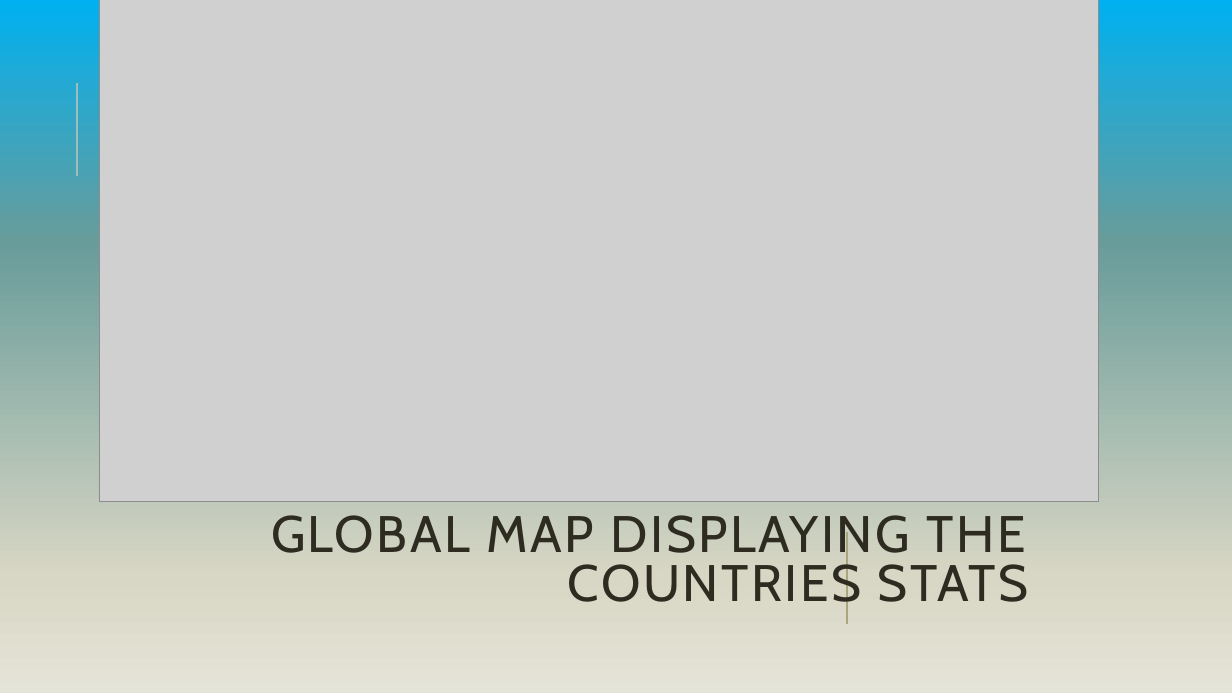
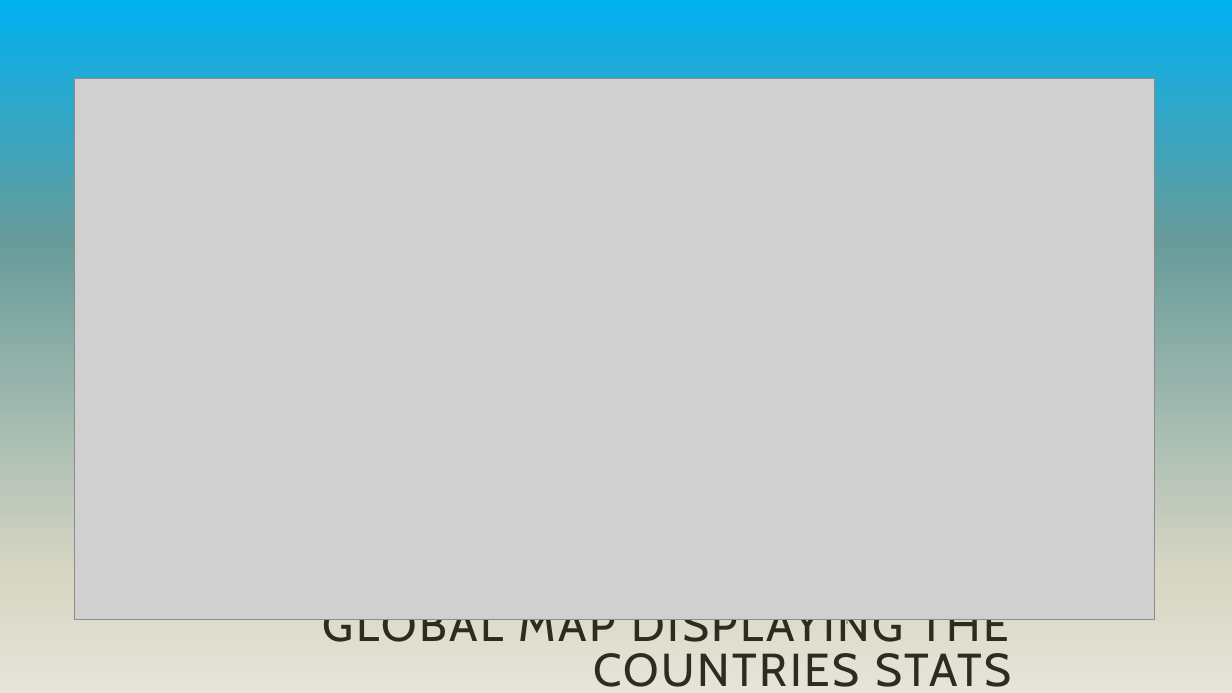
Before and after one commit to GHvvpandu/CourseraCapstoneProject, a slide deck: slide 4 of Coursera_Capstone_Presentataion.pptx. Drawn at 1232x693 pixels with LibreOffice and Linux fonts; fonts in the diff are those of the drawing; grey boxes stand for pictures. Boxes give left, top, right and bottom in pixels: in the first picture for what was removed or moved away, otherwise in the second. Text is boxed around its words. In the diff, an @@ line names an element or a change of style, - is before the commit and + after.

```diff
--- a/Coursera_Capstone_Presentataion.pptx
+++ b/Coursera_Capstone_Presentataion.pptx
@@ picture: place and size @@
-picture at <box>99,0,1098,501</box>
+picture at <box>74,78,1154,619</box>
@@ line removed from (77, 176) to (77, 83) @@
@@ title "GLOBAL MAP DISPLAYING THE COUNTRIES ...": place and size @@
-title "GLOBAL MAP DISPLAYING THE COUNTRIES ..." at <box>271,515,1029,612</box>
+title "GLOBAL MAP DISPLAYING THE COUNTRIES ..." at <box>323,619,1012,687</box>
@@ title "GLOBAL MAP DISPLAYING THE COUNTRIES ..." at <box>323,619,1012,687</box>: size 40 to 36 pt @@
```
Also in this commit, not shown: 6 other slides changed, 2 slides added, 2 slides removed.
